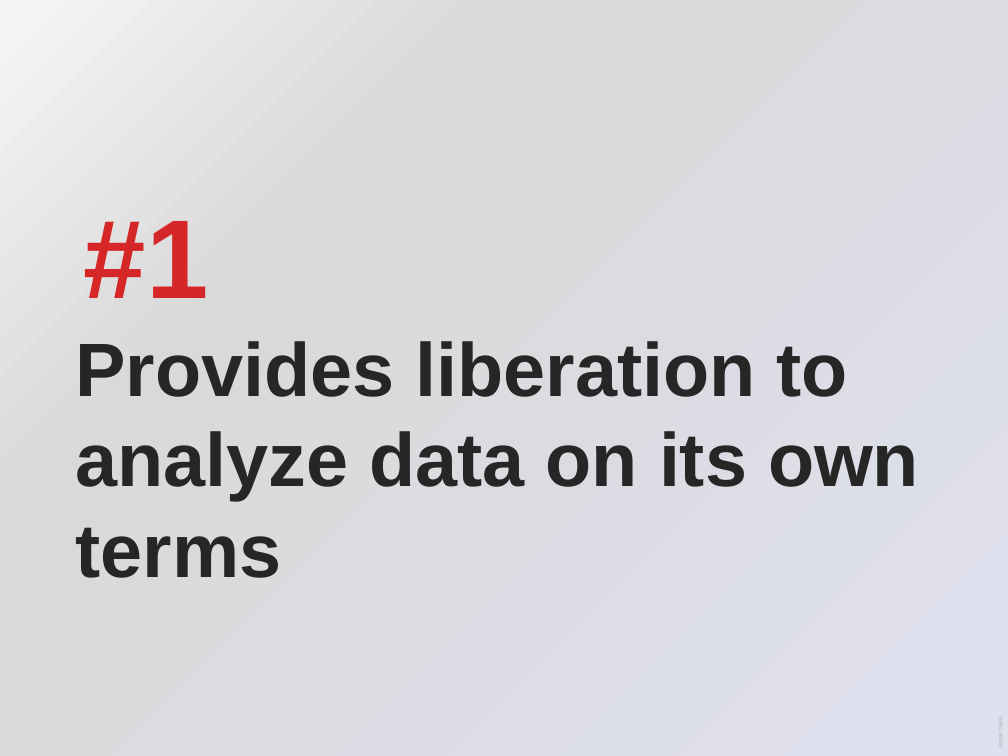
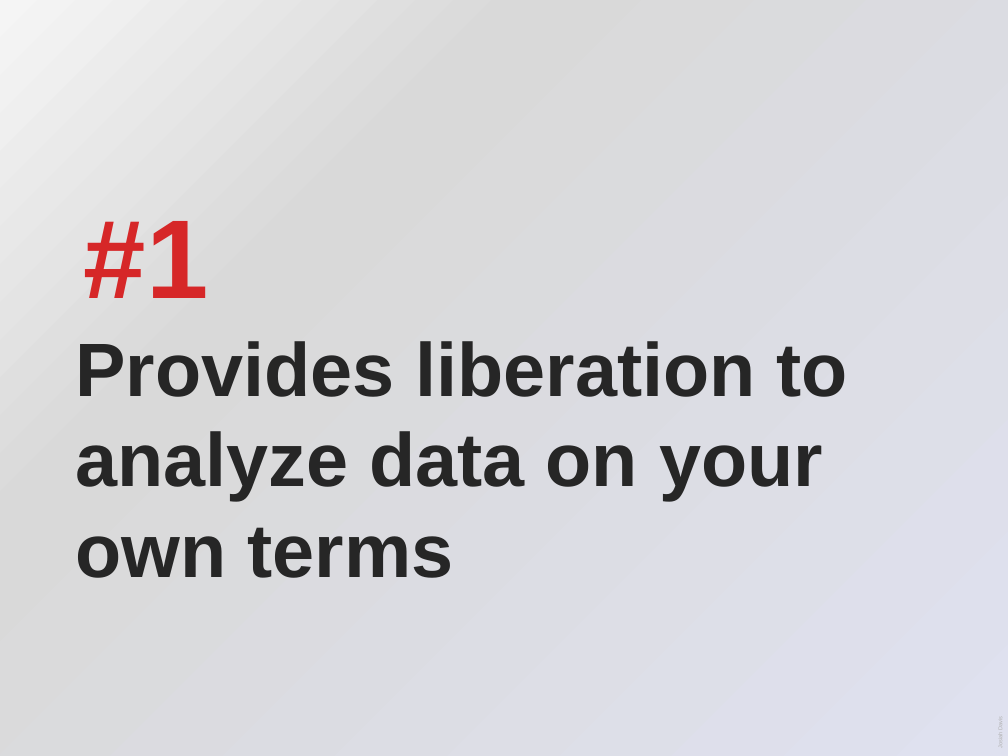
Before and after one commit to josiahdavis/python_data_analysis, a slide deck: slide 6 of python_data_analysis.pptx. Drawn at 1008x756 pixels with LibreOffice and Linux fonts; fonts in the diff are those of the drawing. Boxes give left, top, right and bottom in pixels: in the first picture for what was removed or moved away, otherwise in the second. Text is boxed around its words. In the diff, an @@ line names an element or a change of style, - is before the commit and + after.

Commit message:
Changed datas terms to your terms

```diff
--- a/python_data_analysis.pptx
+++ b/python_data_analysis.pptx
@@ text at [76, 341, 847, 578]: text changed @@
-Provides liberation to analyze data on its own terms
+Provides liberation to analyze data on your own terms
```
